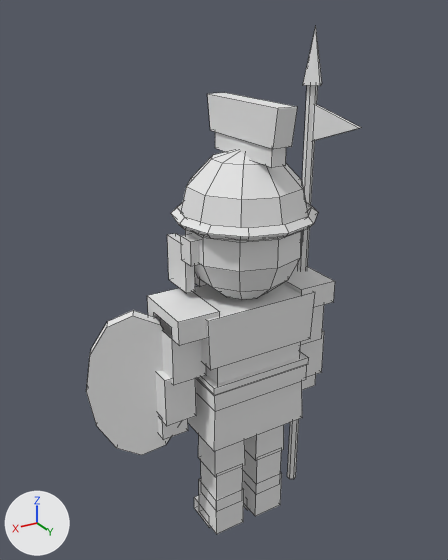
A saved change to the Blender file art_source/blender/units/blend/byzantines/spearman.blend.
Both versions are drawn from a 50 mm lens placed at (1.3, 2.01, 2.29), pointed at (0.07, -0.04, 1.27). Arrows for +X, +Y and +Z are at lower left; the lights stay in place. The picture after the commit comes second. Mesh edges are drawn as thin lines.

Objects in the first picture: 'Body'.
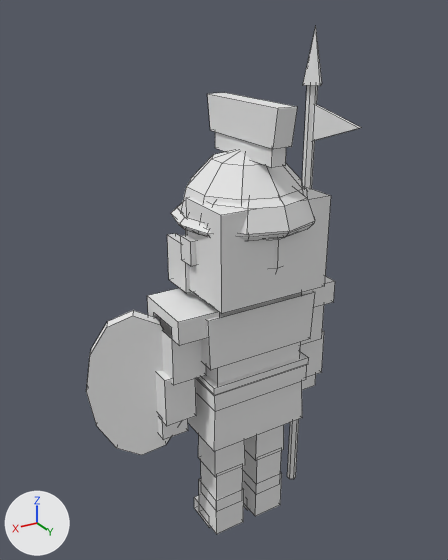
Patch to the scene script:
```diff
--- a/art_source/blender/units/blend/byzantines/spearman.blend.py
+++ b/art_source/blender/units/blend/byzantines/spearman.blend.py
@@ me_body @@
 # used by ob_body; location = (0.0, 0.0, 0.0)
-me_body.from_pydata(...)  # 468 vertices, 391 faces; spans x -0.41..0.67, y -0.29..0.29, z 0.0..2.25
+me_body.from_pydata(...)  # 507 vertices, 428 faces; spans x -0.41..0.67, y -0.29..0.3, z 0.0..2.25
+# me_body part 1: a new loose piece, a box spanning x -0.25..0.25, y -0.03..0.23, z 1.27..1.65, in mat_pe_unitpalette (its picture is missing)
+# me_body part 2: the loose piece of 31 vertices spanning x -0.26..0.26, y -0.27..0.27, z 1.54..1.82 is copied, and the copy is scaled about its middle by (0.963, 0.926, 0.607), then moved by (0.0, 0.05, -0.03); it spans x -0.25..0.25, y -0.2..0.3, z 1.57..1.74
 me_body.materials.append(mat_pe_unitpalette)
```

What differs and where, as boxes (x1, y1, x2, y2) in the pictures (448 x 560 px):
part 1 of me_body, added
    after: (186, 186, 331, 314)
part 2 of me_body, added
    after: (209, 187, 315, 234)
